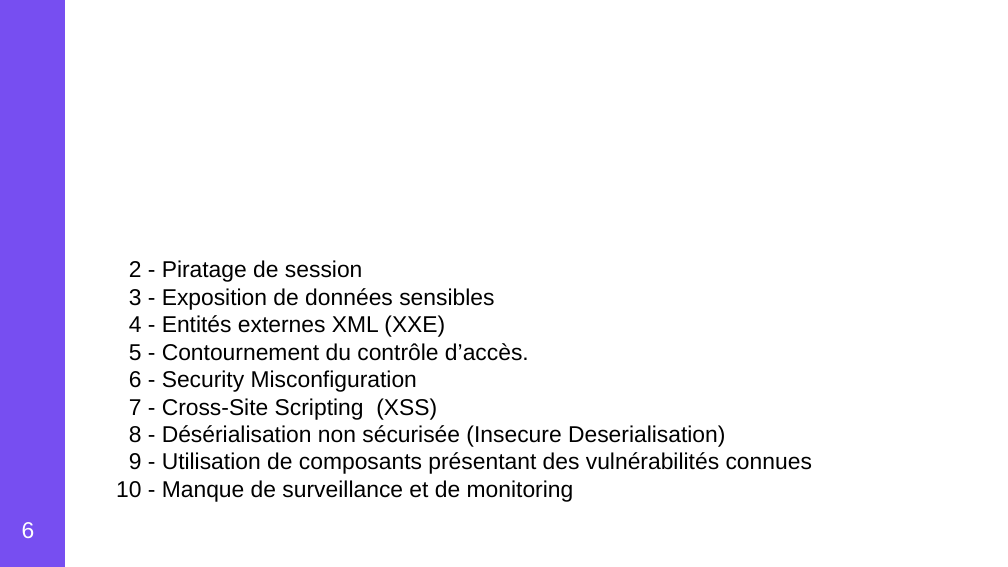
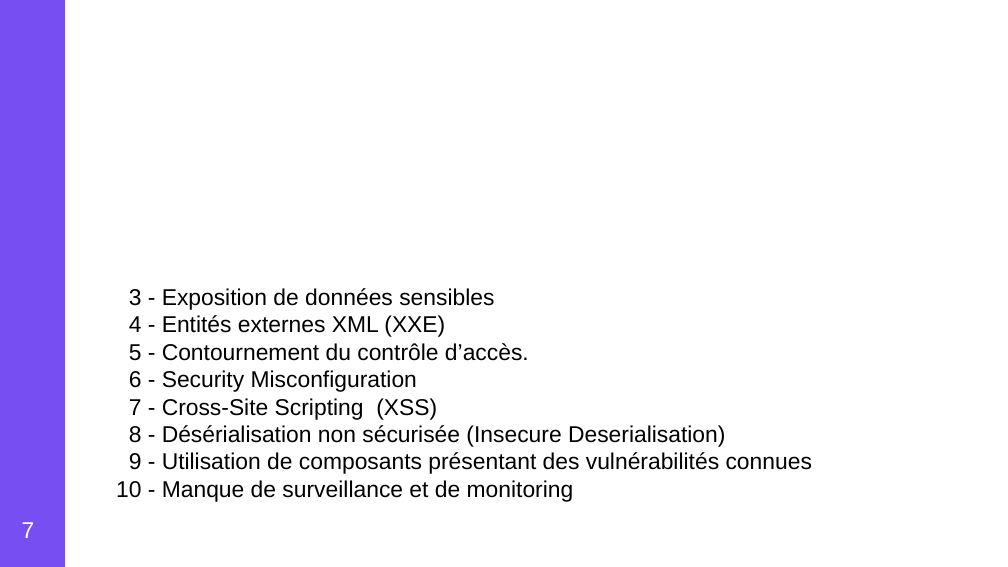
Before and after one commit to danielOuattara/Openclassroom_P6_15_01_2021, a slide deck: slide 7 of schema_global.odp (slide 6 before the commit). Drawn at 1008x567 pixels with LibreOffice and Linux fonts; fonts in the diff are those of the drawing. Boxes give left, top, right and bottom in pixels: in the first picture for what was removed or moved away, otherwise in the second. Text is boxed around its words. In the diff, an @@ line names an element or a change of style, - is before the commit and + after.

```diff
--- a/schema_global.odp
+++ b/schema_global.odp
@@ text at bbox=[129, 260, 362, 282]: paragraph removed @@
-2 - Piratage de session
@@ page number at bbox=[22, 522, 35, 538]: text changed @@
-6
+7
```
Also in this commit, not shown: 3 other slides changed, 3 slides added, 3 slides removed, 7 other files.
